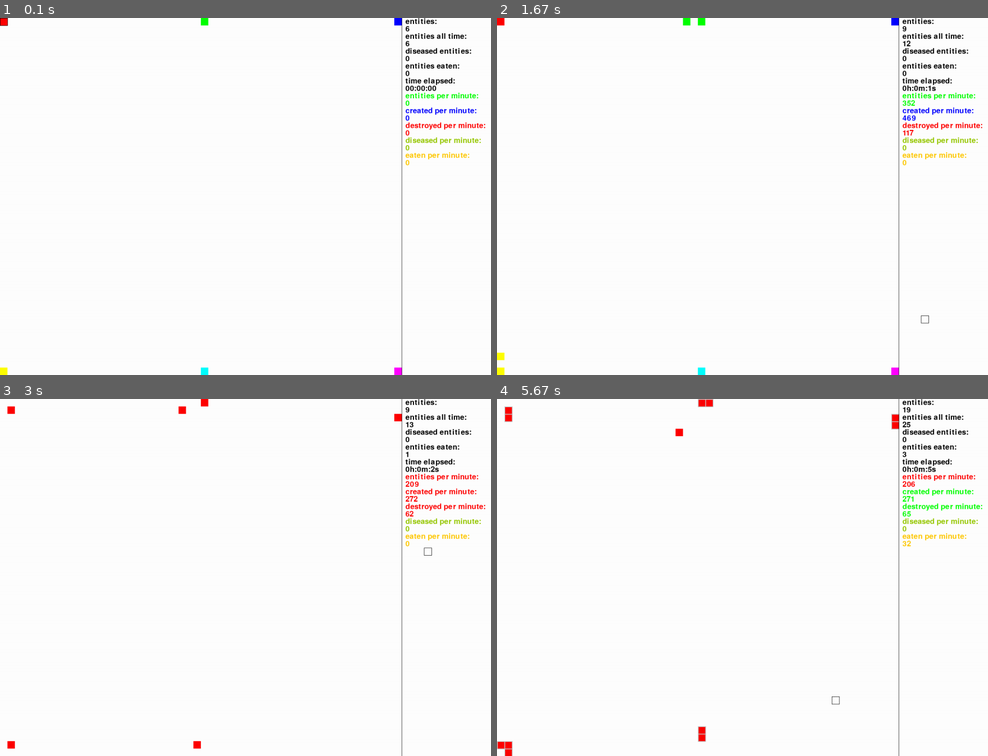
Above: before the commit, frames 1-4 (two rows, left to right).
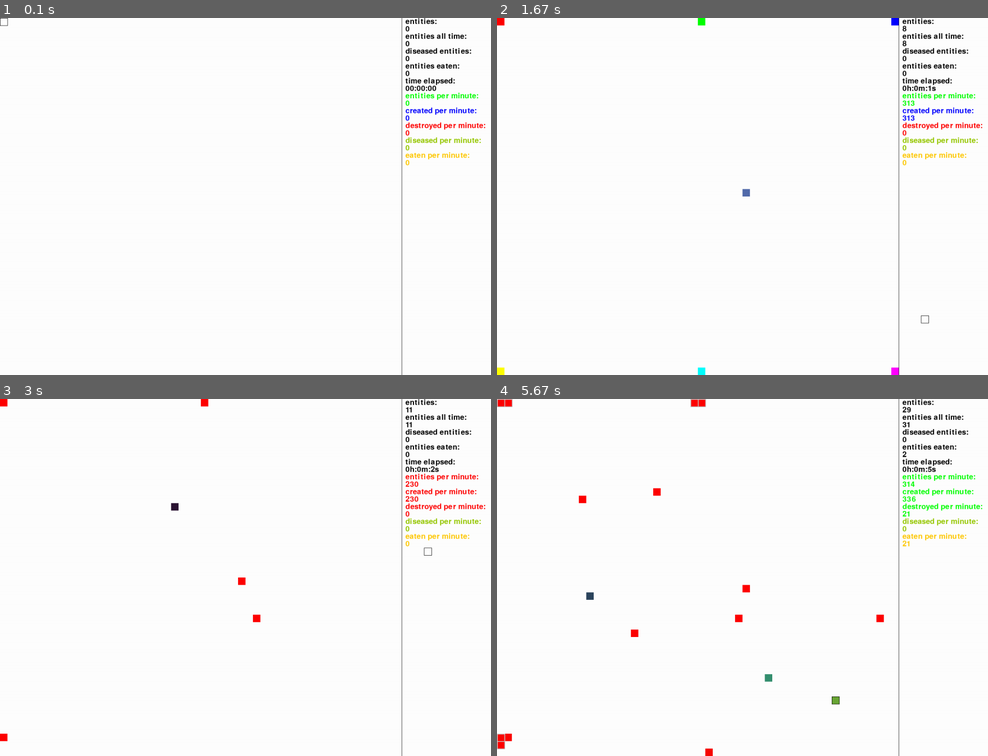
Above: after the commit, the same moments.

Repository: sbwhitt/pygame-life-simulation
Game: pygame game, started from main.py
Two runs of this game, one before a commit and one after it. Both use one fixed random seed, a clock stepped at 60 frames per second and the inputs below.
Inputs (mouse positions are in pixels of both pictures, inside the frame that each line leads up to):
- Up to frame 1 (0.1 s): no input
- Up to frame 2 (1.67 s): click (742, 196) at 0.42 s; tap X at 0.67 s; click (924, 321) at 1.1 s; tap E at 1.33 s
- Up to frame 3 (3 s): tap 1 at 1.73, 2.03, 2.9 s; click (250, 616) at 1.8 s; tap 2 at 1.82, 2.98 s; click (176, 502) at 2.27 s; click (417, 670) at 2.6 s; click (422, 548) at 2.97 s
- Up to frame 4 (5.67 s): click (600, 509) at 3.27 s; click (624, 641) at 3.6 s; click (919, 659) at 3.93 s; tap 1 at 4.23, 4.53 s; click (875, 616) at 4.3 s; tap 3 at 4.32 s; click (590, 598) at 4.77 s; click (771, 677) at 5.1 s; click (830, 695) at 5.43 s

The runs differ from the first frame. In frame 1, 0.2% of the frame differs, in the area x 0-84%, y 0-100%; in frame 2, 0.2%; in frame 3, 0.4%; in frame 4, 1.2%, in the area x 0-98%, y 0-100%.

Commit message:
add mouse command

Diff:
--- a/src/app.py
+++ b/src/app.py
@@ -29,10 +29,10 @@
         self.metrics = Metrics()
 
     def on_init(self) -> None:
-        pygame.event.set_allowed([pygame.QUIT, pygame.KEYDOWN, pygame.KEYUP])
+        pygame.event.set_allowed([pygame.QUIT, pygame.KEYDOWN, pygame.KEYUP, pygame.MOUSEBUTTONDOWN])
         self._create_metrics()
         self._update_metrics()
-        self.e_man.build_entities(self.window)
+        # self.e_man.build_entities(self.window)
         self._running = True
 
     def on_event(self, event: pygame.event.Event) -> None:
@@ -41,8 +41,10 @@
         if event.type == pygame.KEYUP:
             self.keys.remove(event.key)
         if event.type == pygame.KEYDOWN:
-            self._handlecmd(event.key)
+            self._handle_cmd(event.key)
             self.keys.append(event.key)
+        if event.type == pygame.MOUSEBUTTONDOWN:
+            self._handle_mouse_cmd(event.button)
 
     def on_loop(self) -> None:
         self._handle_keys_pressed()
@@ -132,6 +134,10 @@
             settings.IN_GAME_SETTINGS[setting] = 1
             print(setting + ' toggled on')
 
+    def _get_tile_pos(self, pos: tuple) -> tuple:
+        loc = (pos[0]+self.window.offset[0], pos[1]+self.window.offset[1])
+        return (loc[0]-(loc[0] % settings.ENT_WIDTH), loc[1]-(loc[1] % settings.ENT_WIDTH))
+
     def _highlight_cursor(self) -> None:
         pos = pygame.mouse.get_pos()
         points = [(pos[0]-(pos[0] % settings.ENT_WIDTH), pos[1]-(pos[1] % settings.ENT_WIDTH)),
@@ -140,7 +146,11 @@
                   (pos[0]-(pos[0] % settings.ENT_WIDTH), pos[1]+(settings.ENT_WIDTH - pos[1] % settings.ENT_WIDTH))]
         pygame.draw.lines(self.screen, colors.BLACK, True, points=points)
 
-    def _handlecmd(self, key: str) -> None:
+    def _handle_mouse_cmd(self, button: int) -> None:
+        if button == 1 and not self.paused:
+            self.e_man.place_entity(self._get_tile_pos(pygame.mouse.get_pos()))
+
+    def _handle_cmd(self, key: str) -> None:
         # cull half of entities
         if key == pygame.K_x and not self.paused:
             self.e_man.cull()
--- a/src/entity_manager.py
+++ b/src/entity_manager.py
@@ -79,6 +79,11 @@
             b += e.dna.color.b
         num_e = len(self.entities)
         return pygame.Color(int(r/num_e), int(g/num_e), int(b/num_e))
+
+    # mouse command function helpers
+    def place_entity(self, pos: tuple) -> None:
+        e = Entity(pos[0], pos[1])
+        self._add_entity(e)
 
     # key command function helpers
     def cull(self) -> None:
